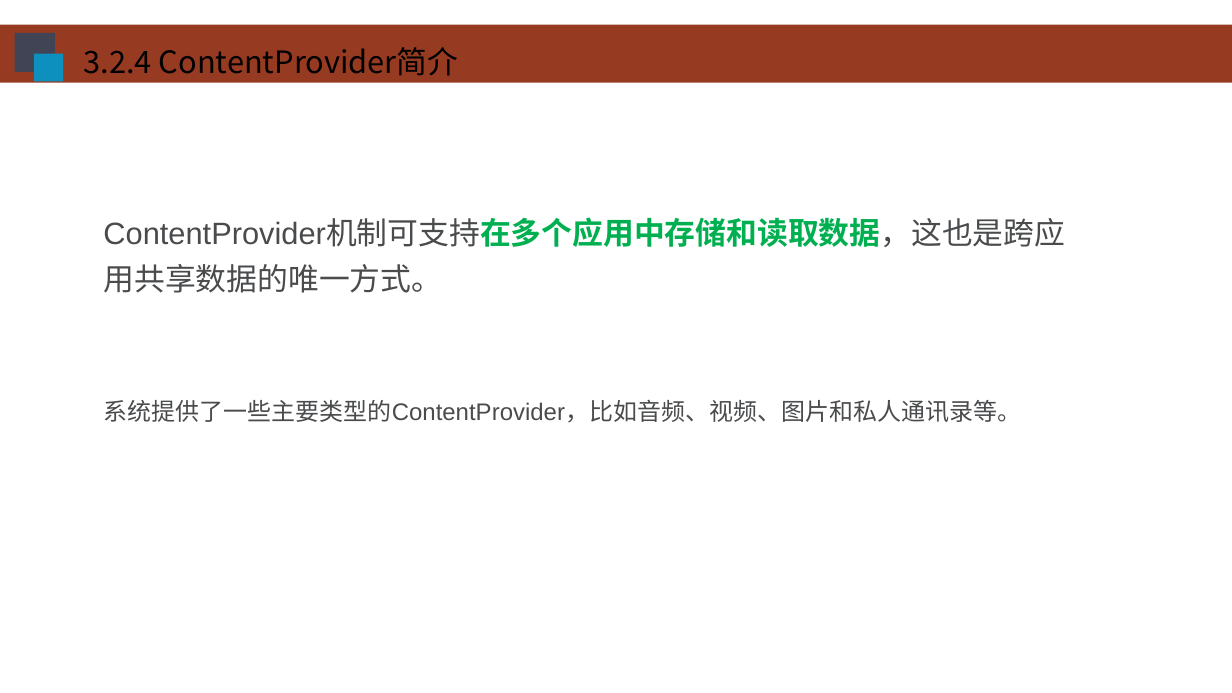
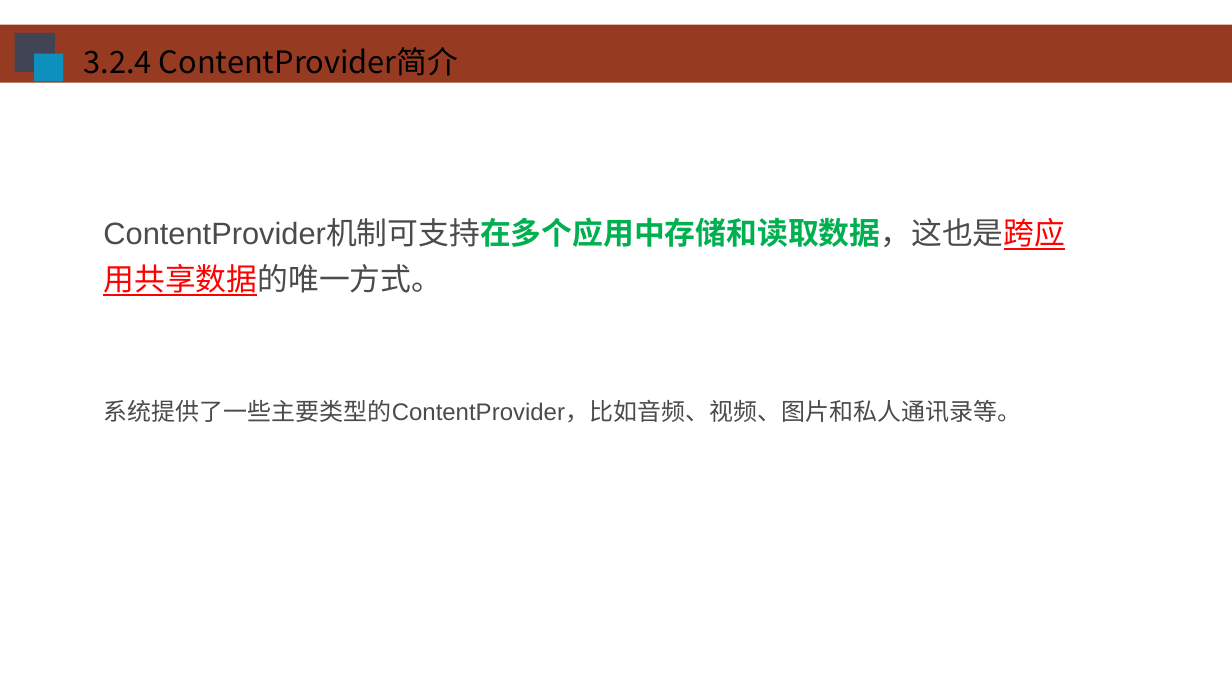
Before and after one commit to HBU/Android-PPT, a slide deck: slide 25 of 04.0 -- 整体架构 -- 第03章.ppt. Drawn at 1232x693 pixels with LibreOffice and Linux fonts; fonts in the diff are those of the drawing; background and template pictures are left out. Boxes give left, top, right and bottom in pixels: in the first picture for what was removed or moved away, otherwise in the second. Text is boxed around its words. In the diff, an @@ line names an element or a change of style, - is before the commit and + after.

```diff
--- a/04.0 -- 整体架构 -- 第03章.ppt
+++ b/04.0 -- 整体架构 -- 第03章.ppt
@@ text at (103,220,1065,296): text colour #494B4D to #FF0000, underline on in "ContentProvider机制可支持在多个应用中存储和读取数据，这也是跨应用共享数据的唯一方式。" @@
```
Also in this commit, not shown: 3 other slides changed, 1 other file.
